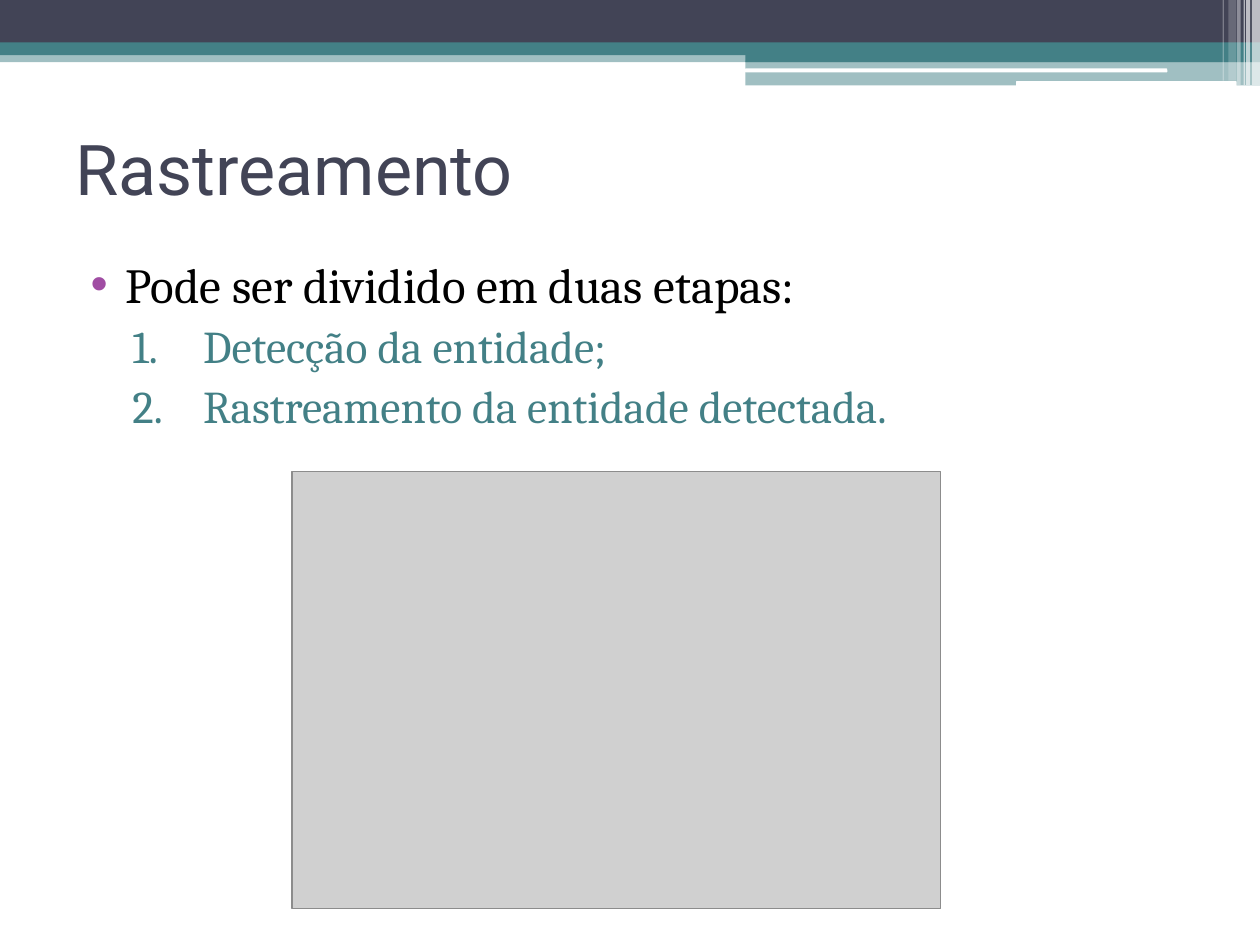
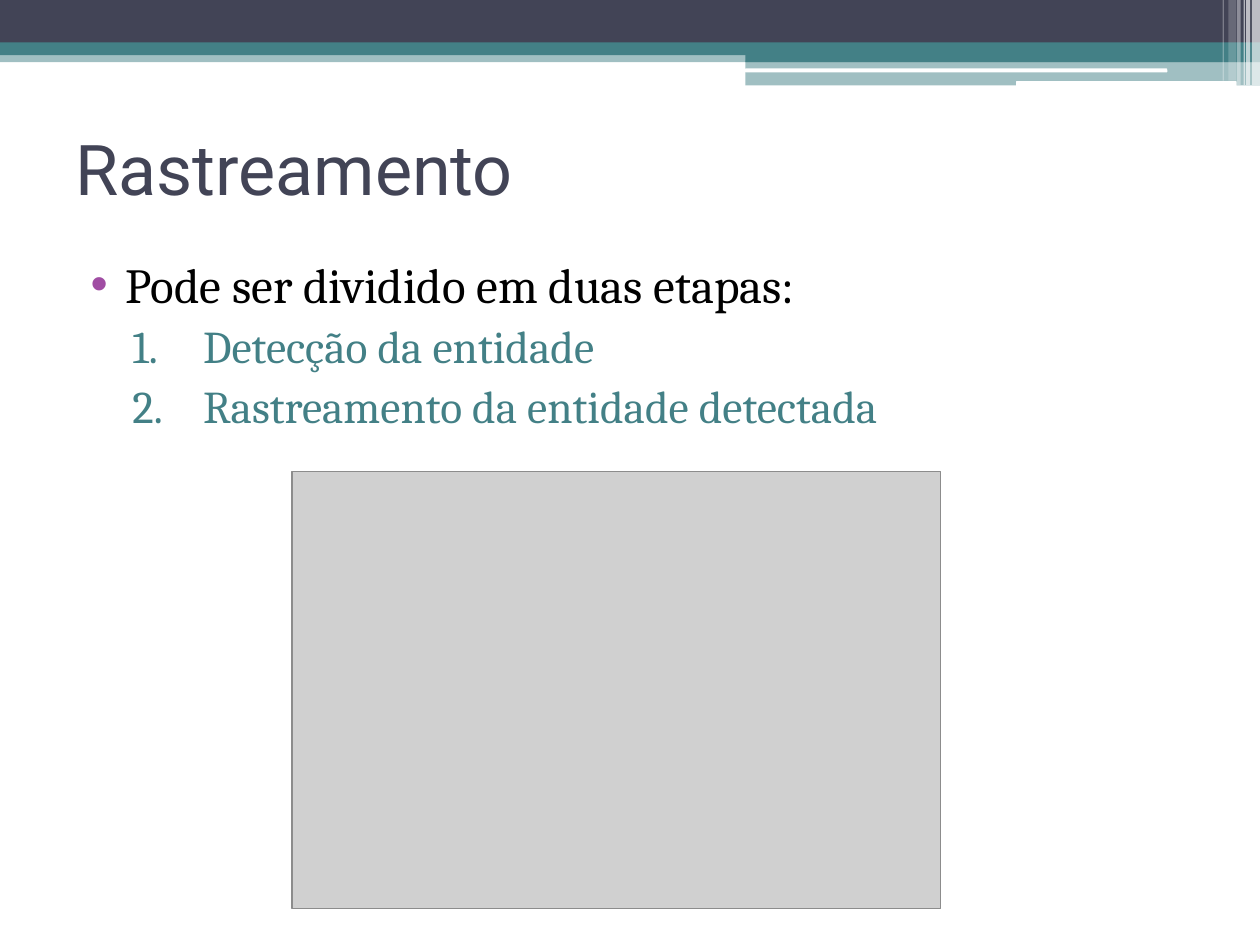
Before and after one commit to talesporto/Artigo-TRUE-SBCUP, a slide deck: slide 10 of apresentacao/ApresentacaoSBCUP.pptx (slide 14 before the commit). Drawn at 1260x945 pixels with LibreOffice and Linux fonts; fonts in the diff are those of the drawing; grey boxes stand for pictures. Boxes give left, top, right and bottom in pixels: in the first picture for what was removed or moved away, otherwise in the second. Text is boxed around its words. In the diff, an @@ line names an element or a change of style, - is before the commit and + after.

```diff
--- a/apresentacao/ApresentacaoSBCUP.pptx
+++ b/apresentacao/ApresentacaoSBCUP.pptx
@@ text at (x1=203, y1=331, x2=878, y2=424): text changed @@
-  1. Detecção da entidade;
-  2. Rastreamento da entidade detectada.
+  1. Detecção da entidade
+  2. Rastreamento da entidade detectada
```
Also in this commit, not shown: 14 other slides changed, 10 slides removed.
